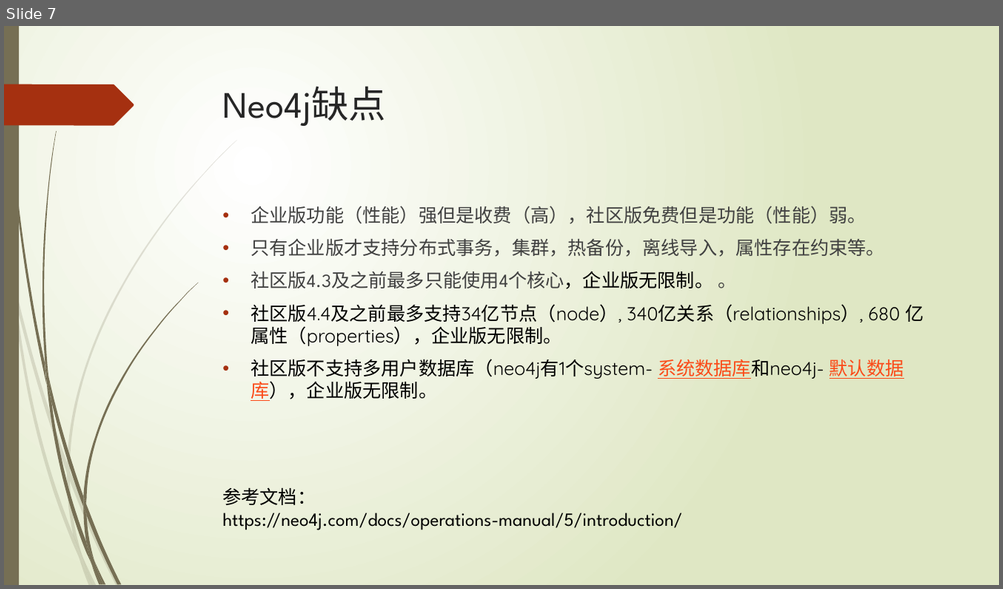
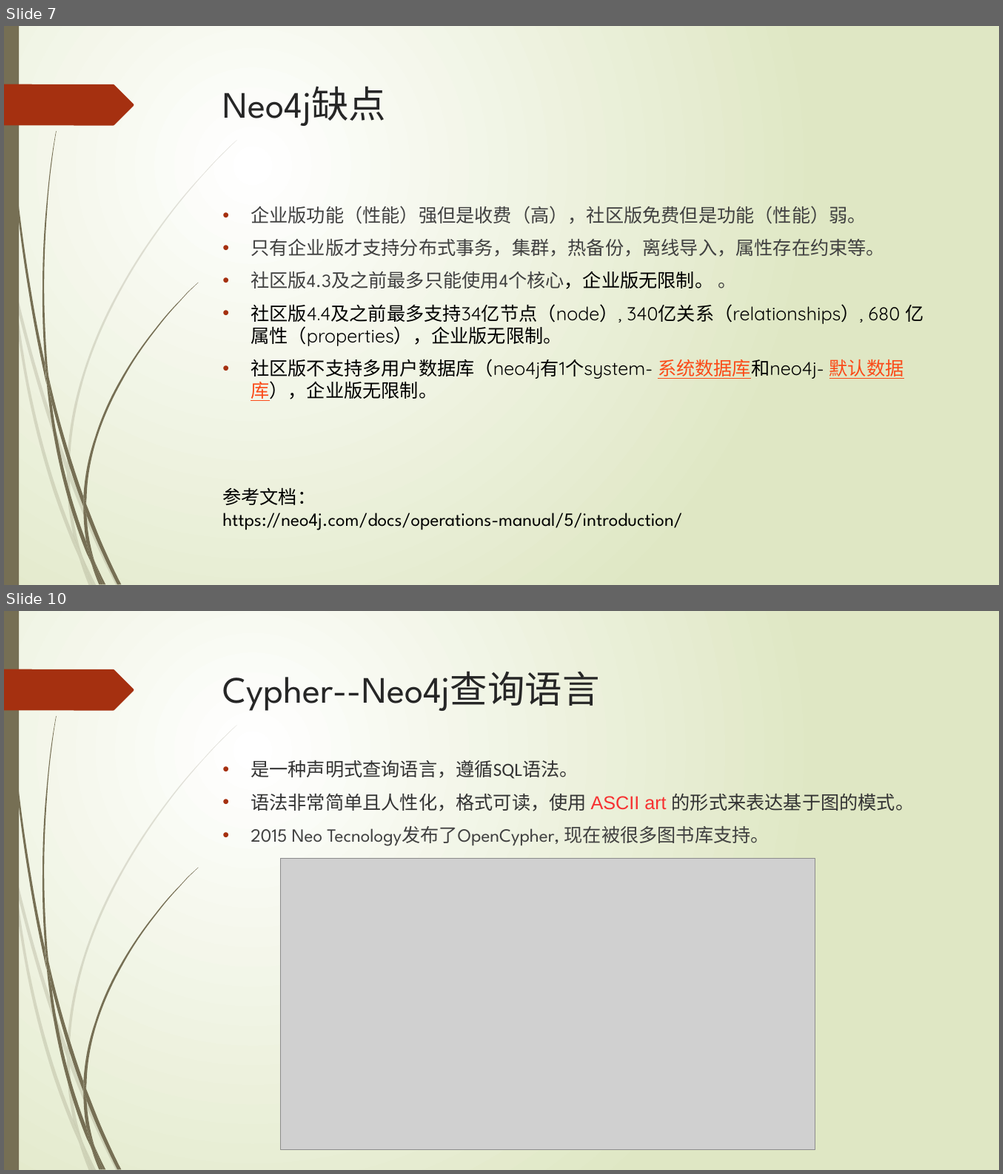
Before and after one commit to xljnc/thor, a slide deck: doc/Neo4j简介.pptx. Shown one above the other, each under a label of ours: slide 7 before the commit, slides 7 and 10 after it; the slides between them are not shown. The pictures are 1003x589 and 1003x1174 pixels, drawn with LibreOffice and Linux fonts; fonts in the diff are those of the drawing; grey boxes stand for pictures. Boxes give left, top, right and bottom in pixels: in the first picture for what was removed or moved away, otherwise in the second. Text is boxed around its words. In the diff, an @@ line names an element or a change of style, - is before the commit and + after.

```diff
--- a/doc/Neo4j简介.pptx
+++ b/doc/Neo4j简介.pptx
@@ slide 10 added at <box>4,611,999,1170</box>, background gradient #FFFFFF to #DFE8C4; not listed: 24 template elements that a slide beside it also shows @@
@@ title added at <box>223,671,600,711</box>, 36 pt, text #262626 @@
+Cypher--Neo4j查询语言
@@ text added at <box>250,760,914,846</box>, 18 pt, text #333333 @@
+• 是一种声明式查询语言，遵循SQL语法。
+• 语法非常简单且人性化，格式可读，使用 ASCII art 的形式来表达基于图的模式。
+• 2015 Neo Tecnology发布了OpenCypher, 现在被很多图书库支持。
@@ picture added at <box>281,859,816,1150</box> @@
```
Also in this commit, not shown: 1 slide changed, 1 other slide added.
